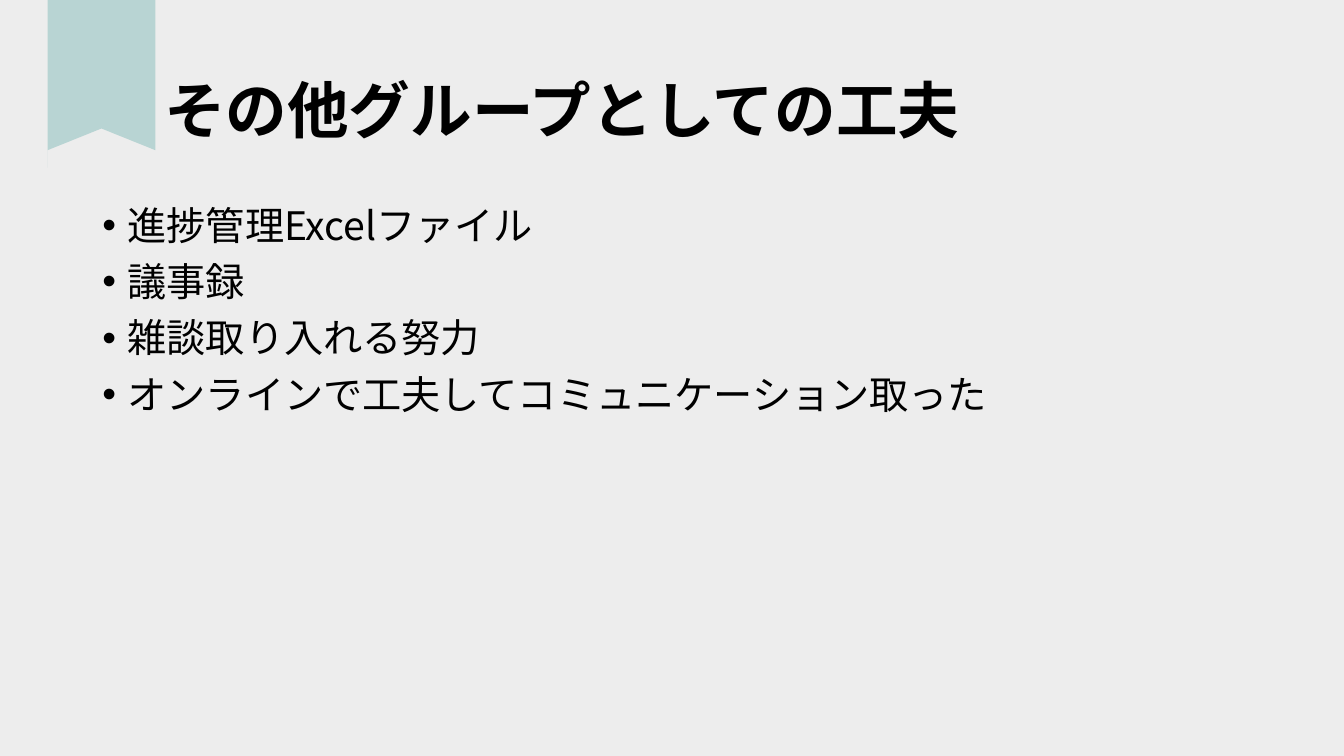
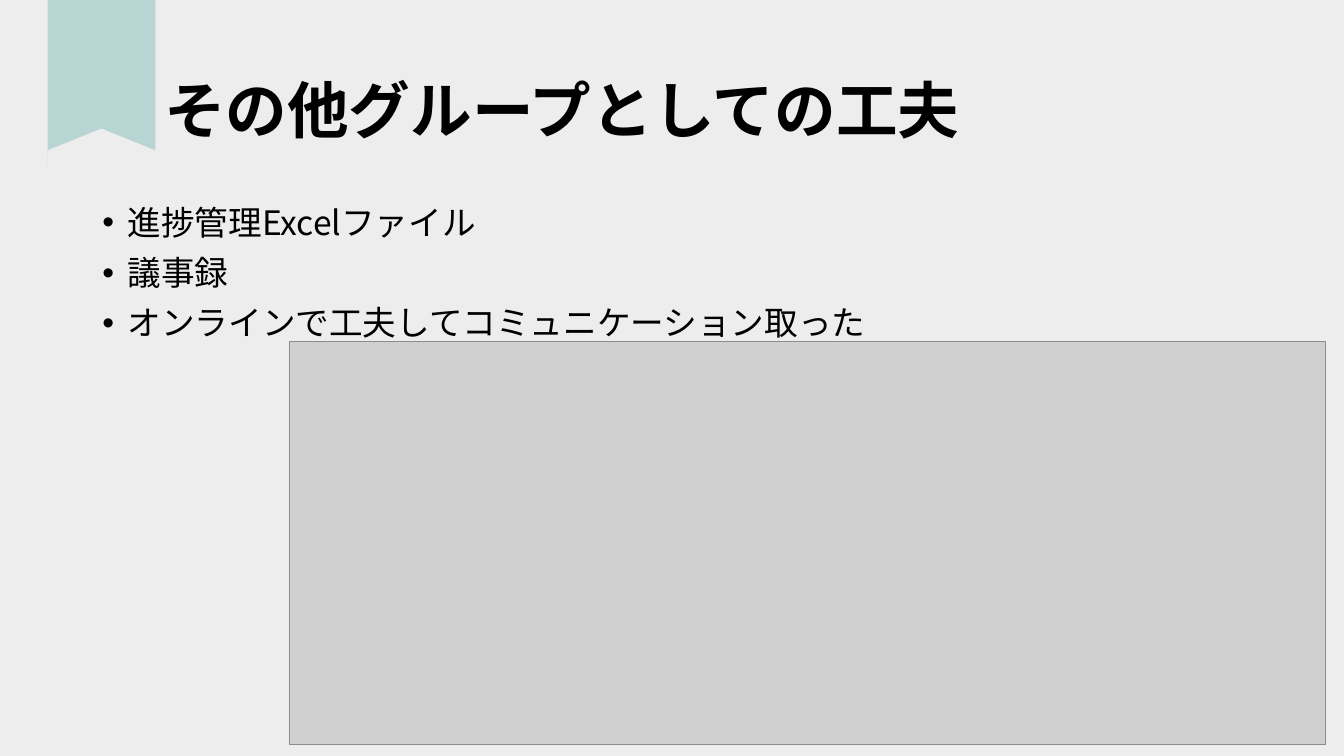
Before and after one commit to dojo2023/C-4, a slide deck: slide 24 of doc/チームA型発表資料.pptx. Drawn at 1344x756 pixels with LibreOffice and Linux fonts; fonts in the diff are those of the drawing; grey boxes stand for pictures. Boxes give left, top, right and bottom in pixels: in the first picture for what was removed or moved away, otherwise in the second. Text is boxed around its words. In the diff, an @@ line names an element or a change of style, - is before the commit and + after.

```diff
--- a/doc/チームA型発表資料.pptx
+++ b/doc/チームA型発表資料.pptx
@@ text "進捗管理Excelファイル" at [128,206,866,345]: size 28 to 24 pt @@
@@ text at [128,319,480,356]: paragraph removed @@
-• 雑談取り入れる努力
@@ picture added at [290,342,1326,745] @@
```
Also in this commit, not shown: 9 other slides changed, 2 slides added, 2 slides removed.
